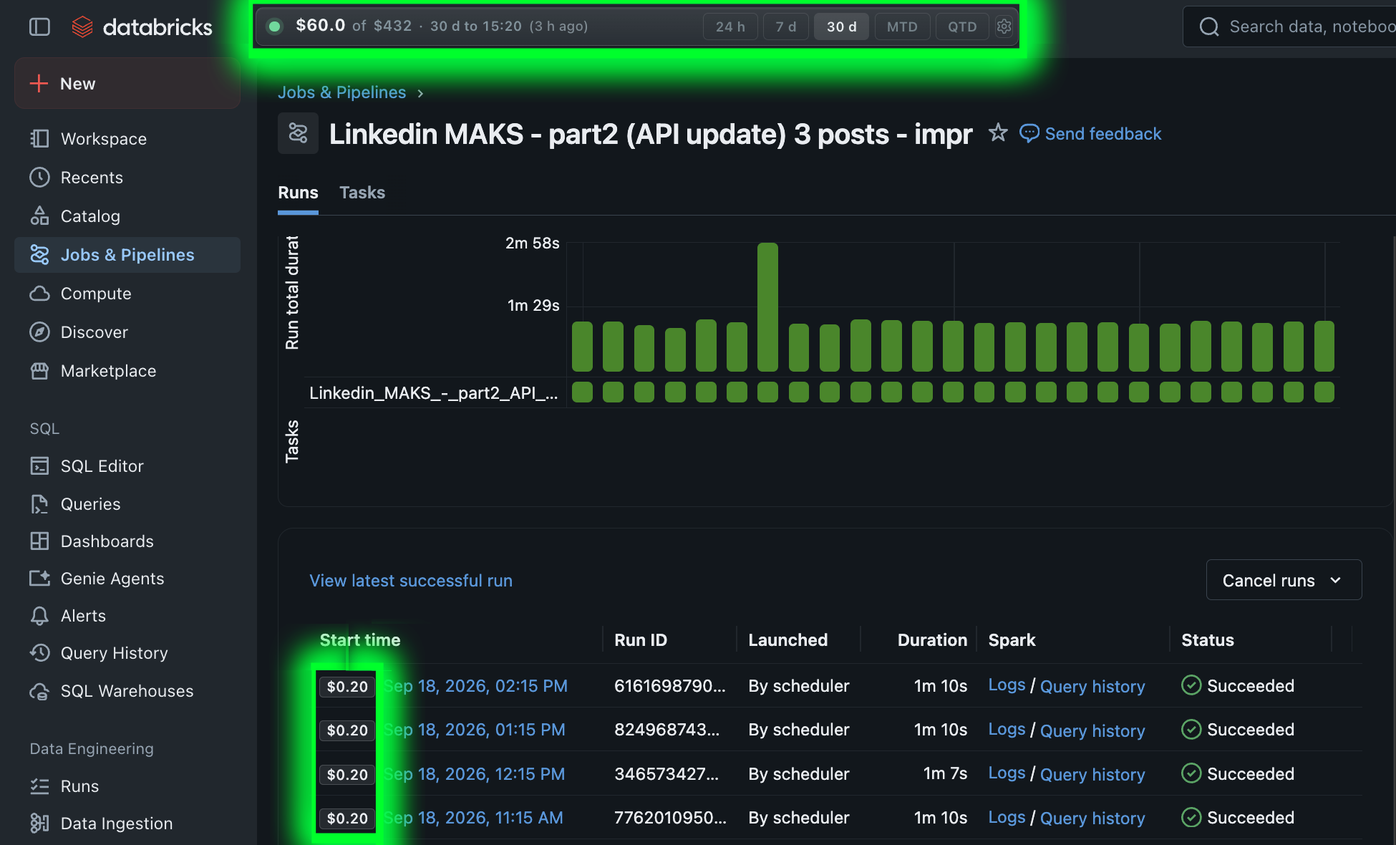
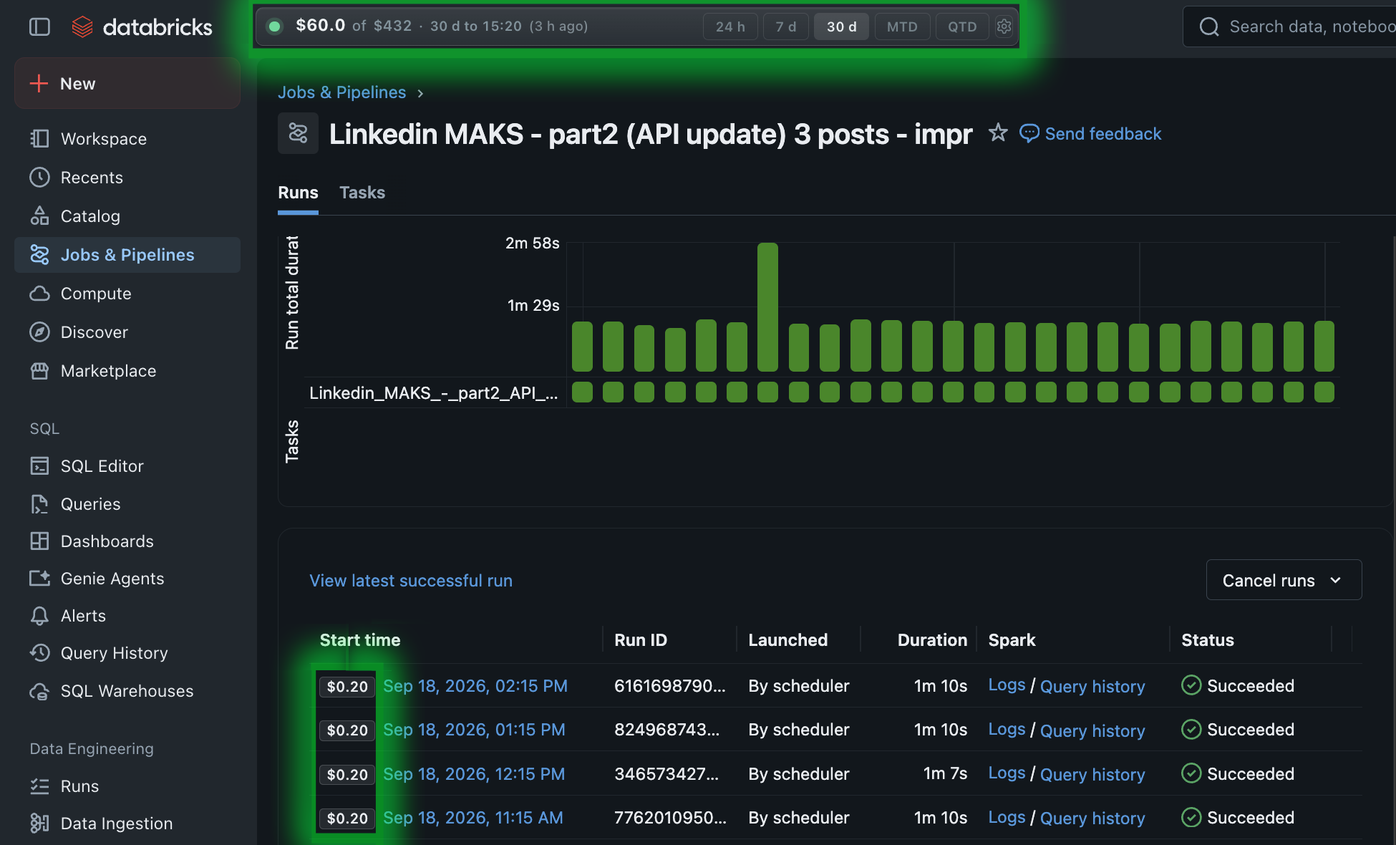
Revision of a layered 1396x845 image; what changed, layer by layer:
"Layer 1": opacity 100% → 50% over (208, 0, 1067, 100)
"Layer 2": opacity 100% → 50% over (271, 618, 424, 845)
